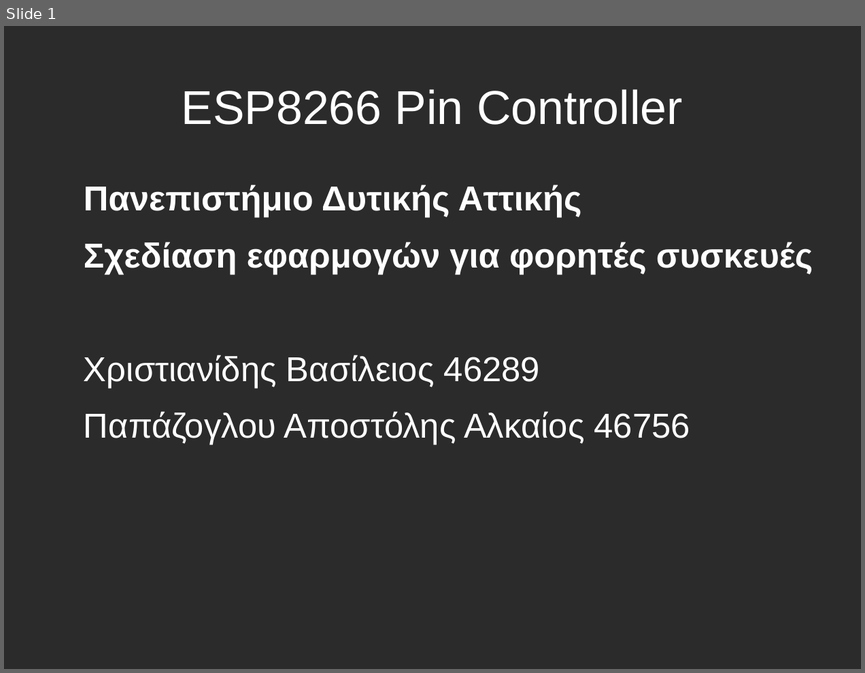
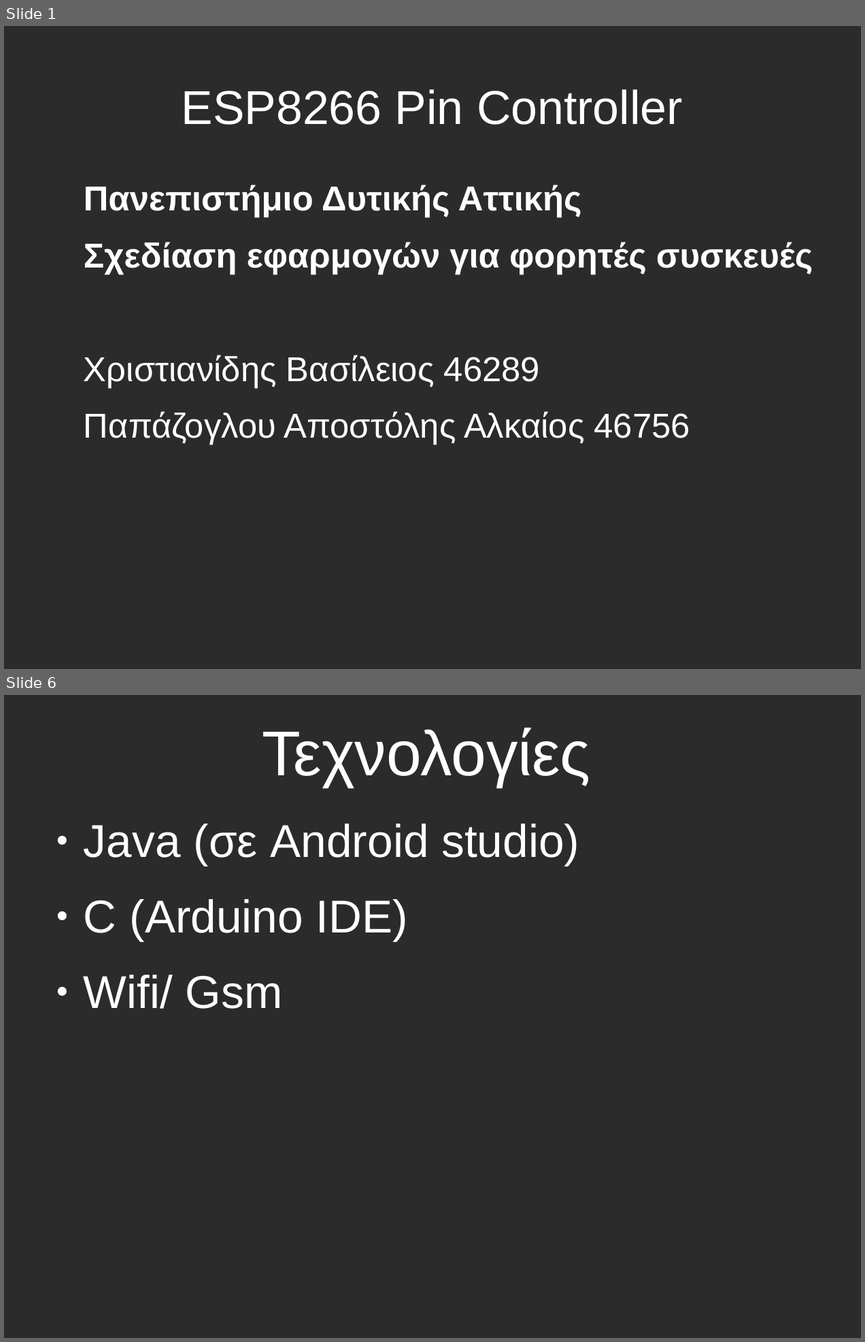
Before and after one commit to uniwa-idpe-students/ESP8266-Android-Control, a slide deck: Presentation and documents/esp8266_presentation.odp. Shown one above the other, each under a label of ours: slide 1 before the commit, slides 1 and 6 after it; the slides between them are not shown. The pictures are 865x673 and 865x1342 pixels, drawn with LibreOffice and Linux fonts; fonts in the diff are those of the drawing; background and template pictures are left out; a plain dark background stands for a picture behind light text. Boxes give left, top, right and bottom in pixels: in the first picture for what was removed or moved away, otherwise in the second. Text is boxed around its words. In the diff, an @@ line names an element or a change of style, - is before the commit and + after.

```diff
--- a/Presentation and documents/esp8266_presentation.odp
+++ b/Presentation and documents/esp8266_presentation.odp
@@ slide 6 added at (4, 695, 861, 1338), background picture (left out) @@
@@ title added at (262, 728, 590, 787), 58.6 pt, text #FFFFFF @@
+Τεχνολογίες
@@ text added at (84, 824, 579, 1008), 42.6 pt, text #FFFFFF @@
+● Java (σε Android studio)
+● C (Arduino IDE)
+● Wifi/ Gsm
```
Also in this commit, not shown: 2 slides changed, 6 other slides added, 1 slide removed, 5 other files.
